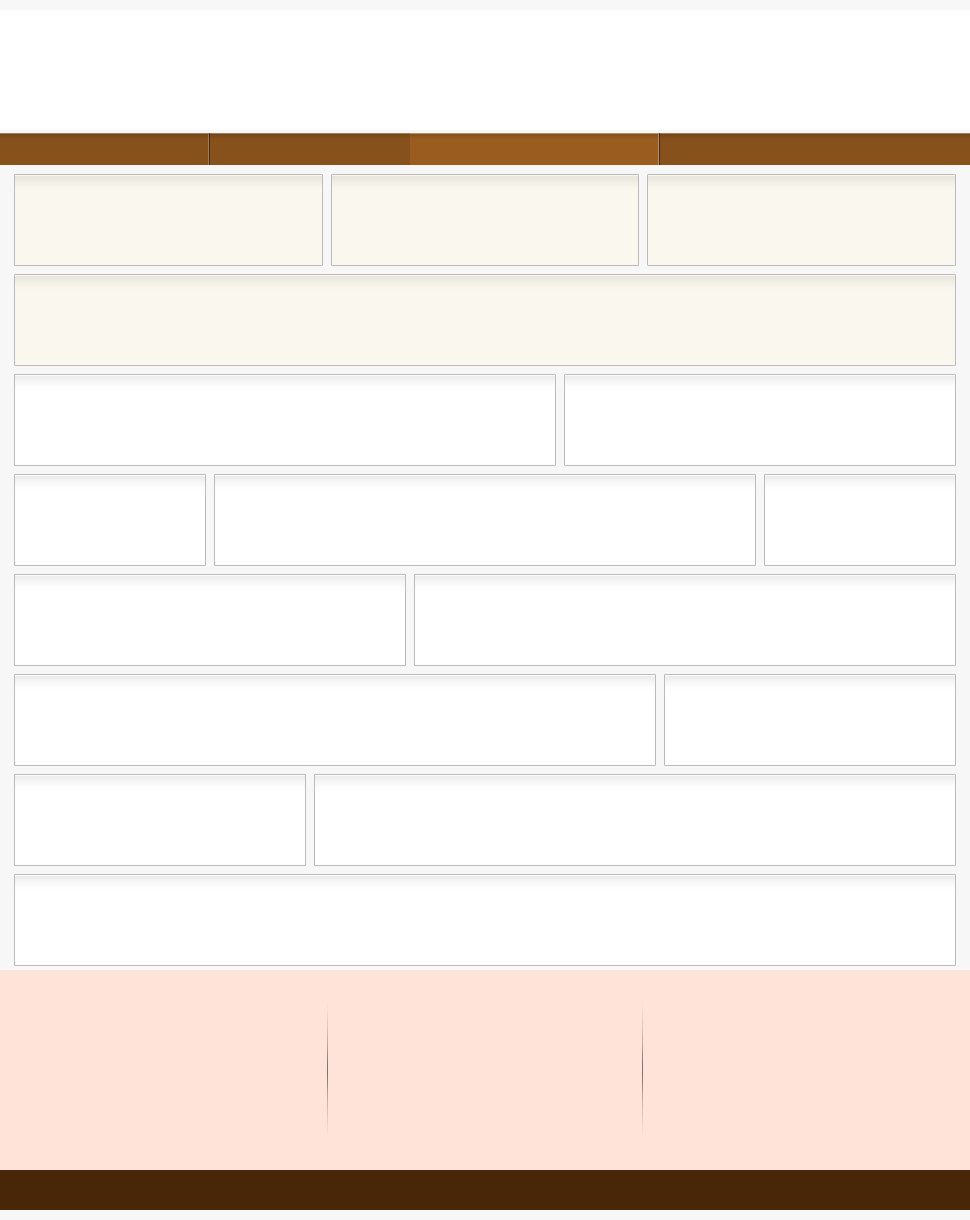
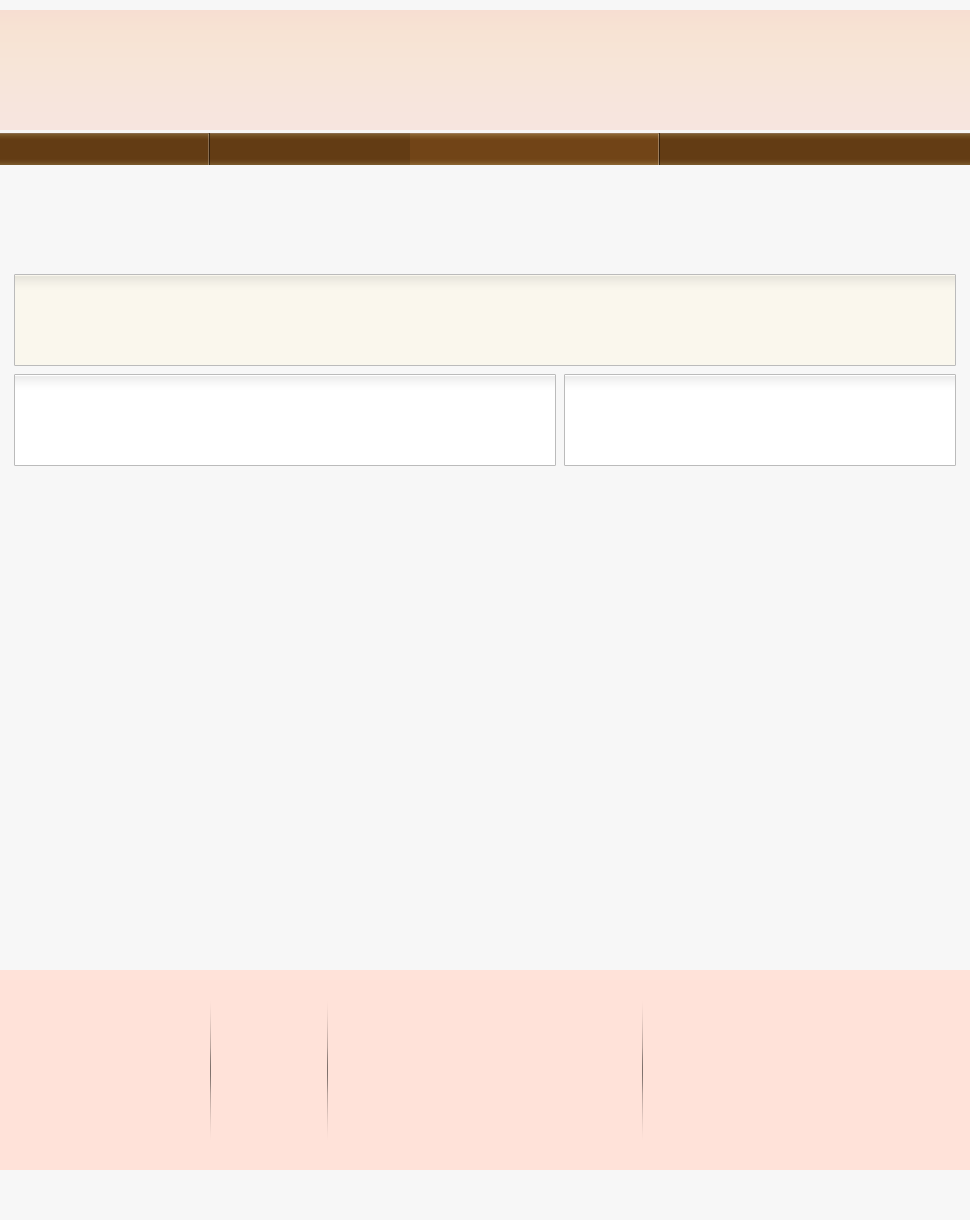
Layer changes from the first (970, 1220) image to the second:
painted on "header" over [0, 10, 970, 130]
painted on "navbar" over [0, 133, 970, 165]
removed layer "header boxes" over [15, 175, 955, 265]
painted on "footer boxes" over [210, 1003, 211, 1138]
removed layer "footer" over [0, 1170, 970, 1210]
removed layer "sms" over [15, 475, 955, 565]
removed layer "tsm" over [15, 575, 955, 665]
removed layer "mms" over [15, 675, 955, 765]
removed layer "smm" over [15, 775, 955, 865]
removed layer "mmm" over [15, 875, 955, 965]
